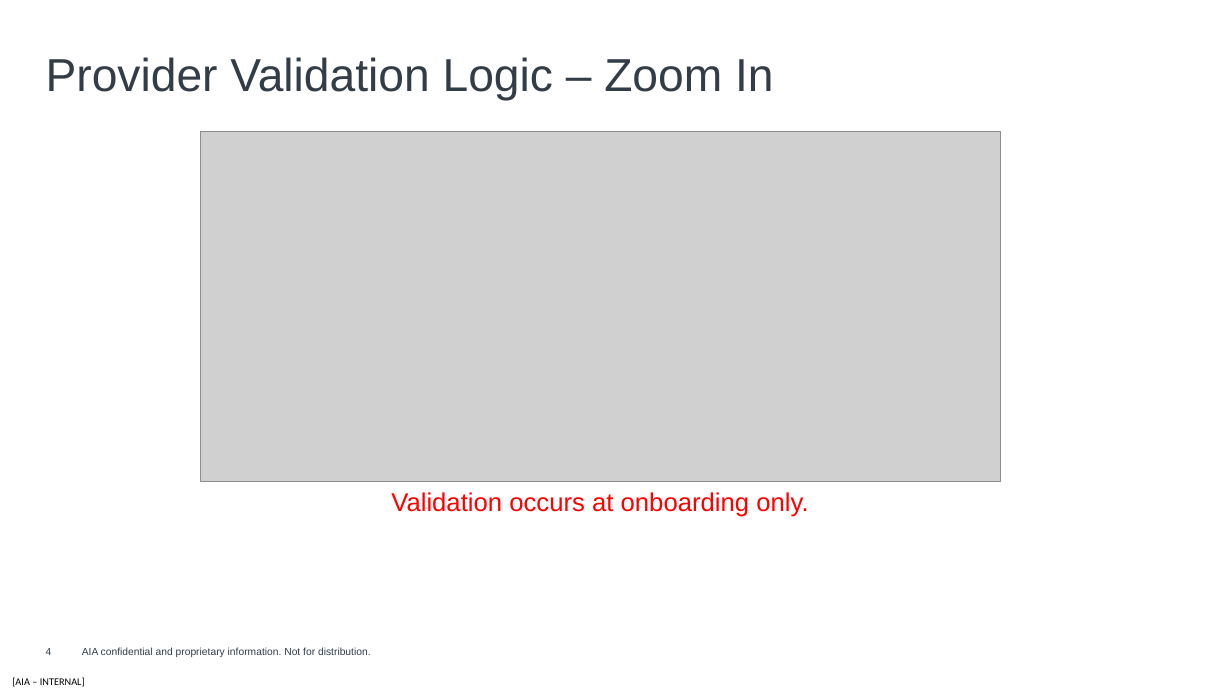
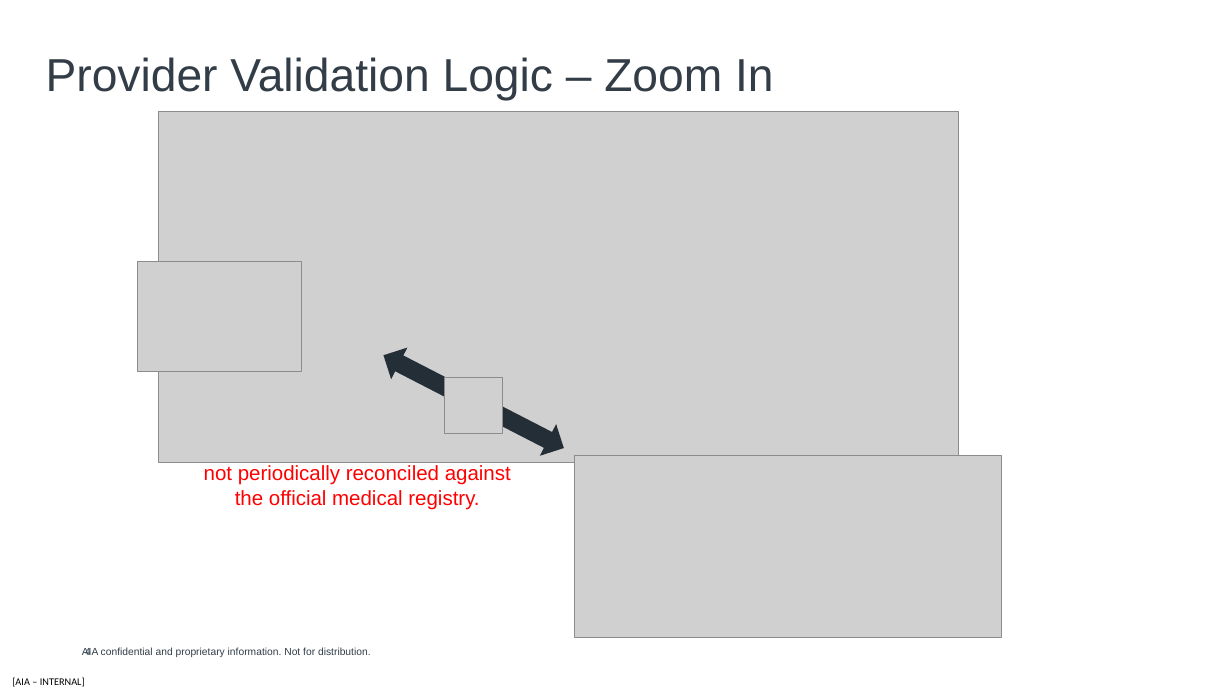
Before and after one commit to harrysokool/AIA-work, a slide deck: slide 4 of powerpoint/doctor_validation_ppt.pptx. Drawn at 1232x693 pixels with LibreOffice and Linux fonts; fonts in the diff are those of the drawing; grey boxes stand for pictures; background and template pictures are left out. Boxes give left, top, right and bottom in pixels: in the first picture for what was removed or moved away, otherwise in the second. Text is boxed around its words. In the diff, an @@ line names an element or a change of style, - is before the commit and + after.

```diff
--- a/powerpoint/doctor_validation_ppt.pptx
+++ b/powerpoint/doctor_validation_ppt.pptx
@@ picture: place and size @@
-picture at (201,131,1001,482)
+picture at (158,112,958,462)
@@ picture added at (138,262,301,372) @@
@@ left right arrow added at (375,339,573,464), fill #242E36 @@
@@ picture added at (445,377,503,433) @@
@@ text added at (204,465,511,510), 16 pt, text #FF0000 @@
+not periodically reconciled against the official medical registry.
@@ picture added at (574,456,1002,638) @@
@@ text removed at (391,492,808,517) @@
-Validation occurs at onboarding only.
@@ page number: place and size @@
-page number at (46,648,52,655)
+page number at (85,647,91,657)
```
Also in this commit, not shown: 4 other slides changed.
